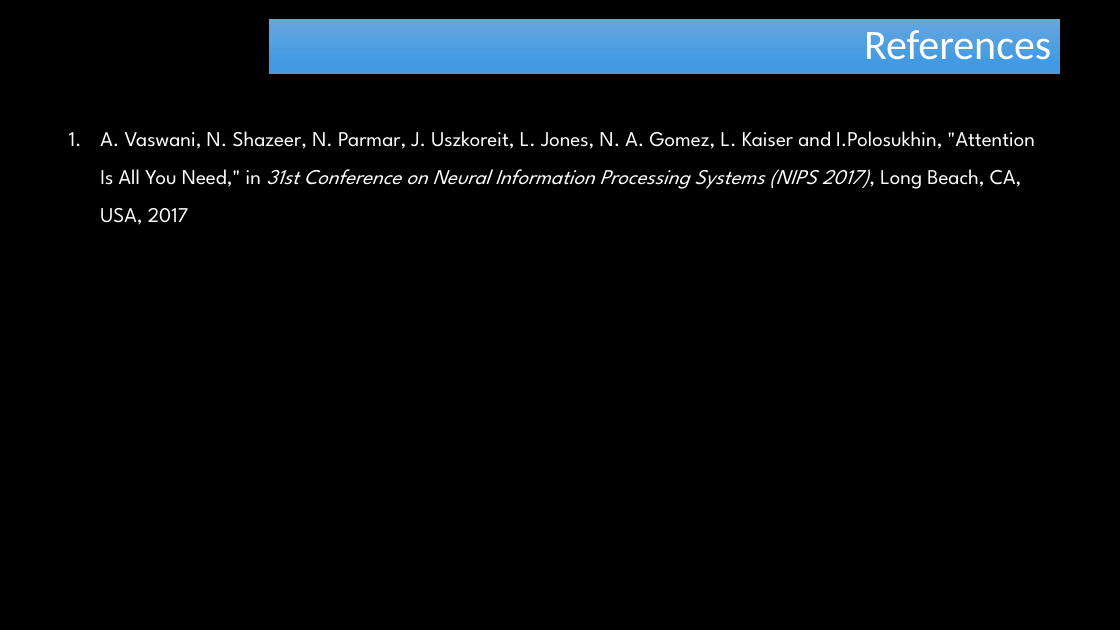
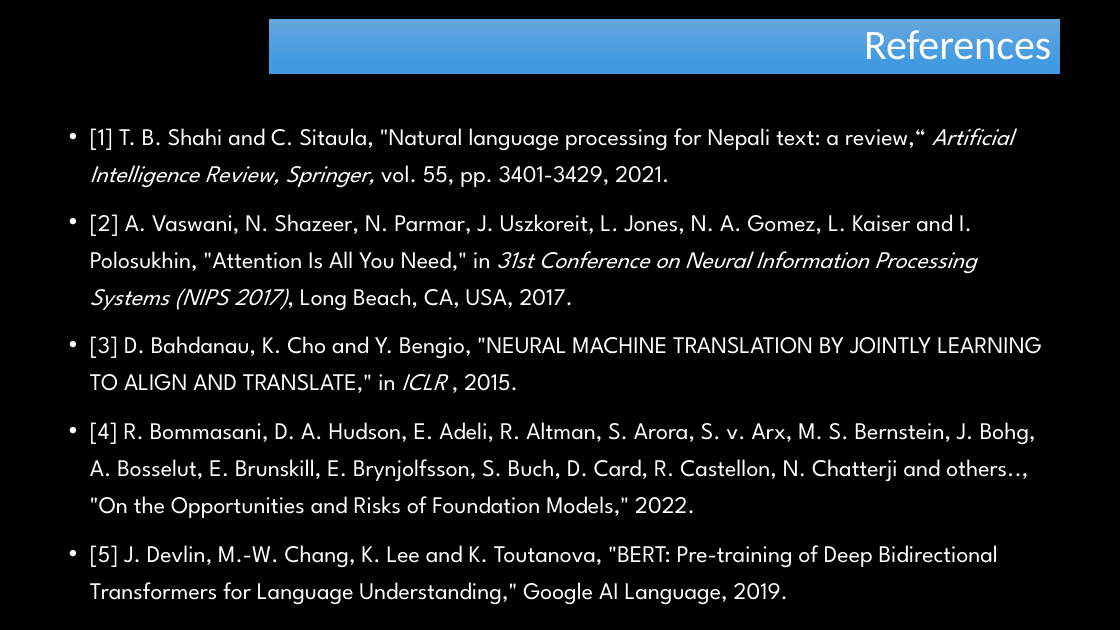
Before and after one commit to RayGone/Thesis, a slide deck: slide 19 of Proposal Defense Presentation.pptx. Drawn at 1120x630 pixels with LibreOffice and Linux fonts; fonts in the diff are those of the drawing; background and template pictures are left out. Boxes give left, top, right and bottom in pixels: in the first picture for what was removed or moved away, otherwise in the second. Text is boxed around its words. In the diff, an @@ line names an element or a change of style, - is before the commit and + after.

```diff
--- a/Proposal Defense Presentation.pptx
+++ b/Proposal Defense Presentation.pptx
@@ text at box(90, 128, 1042, 605): text changed; size 18 to 20.4 pt @@
-1. A. Vaswani, N. Shazeer, N. Parmar, J. Uszkoreit, L. Jones, N. A. Gomez, L. Kaiser and I.Polosukhin, "Attention Is All You Need," in 31st Conference on Neural Information Processing Systems (NIPS 2017), Long Beach, CA, USA, 2017
+• [1] T. B. Shahi and C. Sitaula, "Natural language processing for Nepali text: a review,“ Artificial Intelligence Review, Springer, vol. 55, pp. 3401-3429, 2021.
+• [2] A. Vaswani, N. Shazeer, N. Parmar, J. Uszkoreit, L. Jones, N. A. Gomez, L. Kaiser and I. Polosukhin, "Attention Is All You Need," in 31st Conference on Neural Information Processing Systems (NIPS 2017), Long Beach, CA, USA, 2017.
+• [3] D. Bahdanau, K. Cho and Y. Bengio, "NEURAL MACHINE TRANSLATION BY JOINTLY LEARNING TO ALIGN AND TRANSLATE," in ICLR , 2015.
+• [4] R. Bommasani, D. A. Hudson, E. Adeli, R. Altman, S. Arora, S. v. Arx, M. S. Bernstein, J. Bohg, A. Bosselut, E. Brunskill, E. Brynjolfsson, S. Buch, D. Card, R. Castellon, N. Chatterji and others.., "On the Opportunities and Risks of Foundation Models," 2022.
+• [5] J. Devlin, M.-W. Chang, K. Lee and K. Toutanova, "BERT: Pre-training of Deep Bidirectional Transformers for Language Understanding," Google AI Language, 2019.
```
Also in this commit, not shown: 12 other slides changed, 6 slides added, 1 slide removed.
